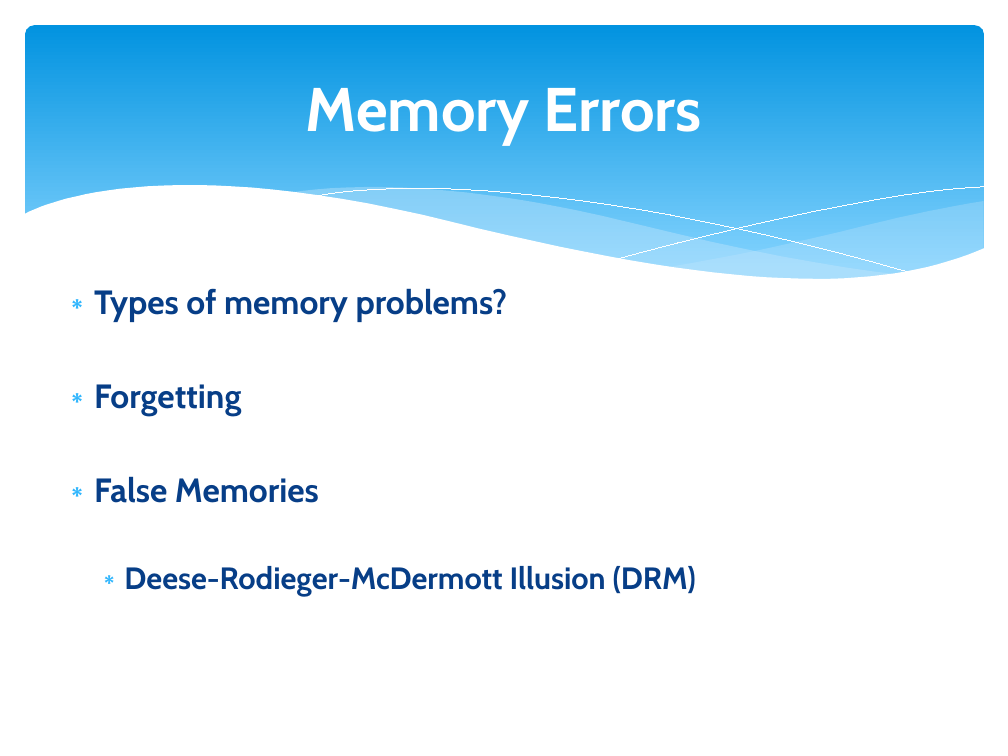
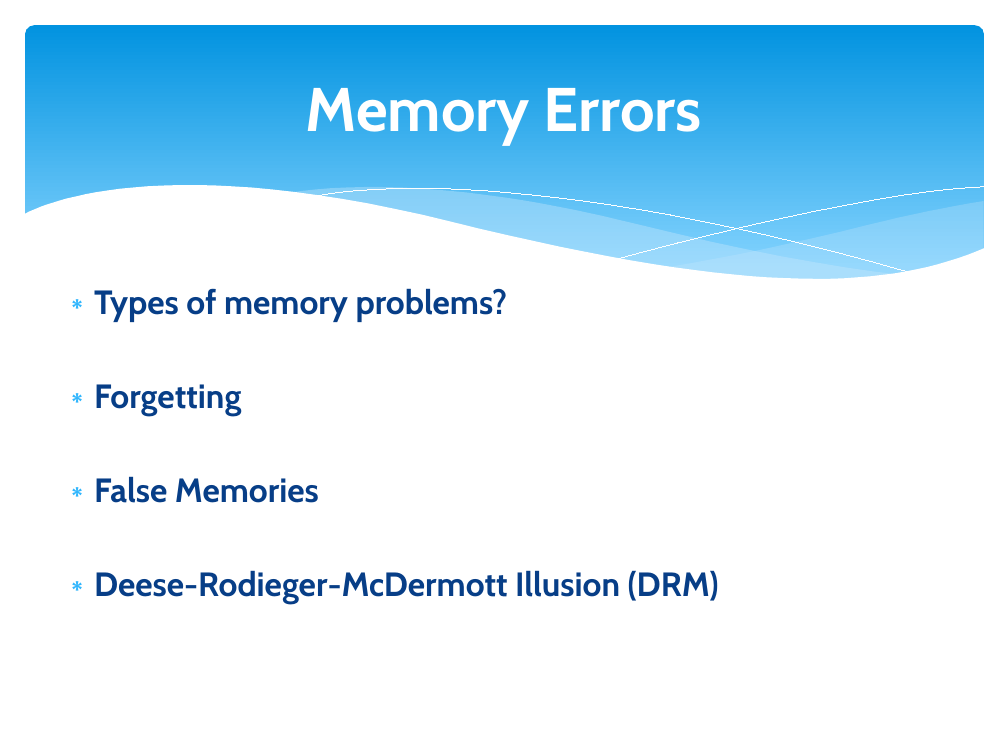
Before and after one commit to npm27/Teaching-Materials, a slide deck: slide 23 of Memory/Slides/0 First Day Info.pptx. Drawn at 1008x756 pixels with LibreOffice and Linux fonts; fonts in the diff are those of the drawing. Boxes give left, top, right and bottom in pixels: in the first picture for what was removed or moved away, otherwise in the second. Text is boxed around its words. In the diff, an @@ line names an element or a change of style, - is before the commit and + after.

```diff
--- a/Memory/Slides/0 First Day Info.pptx
+++ b/Memory/Slides/0 First Day Info.pptx
@@ text at (94,570,719,604): size 22 to 24 pt in "Deese-Rodieger-McDermott Illusion (DRM)"; list level 2 to 1 in "Deese-Rodieger-McDermott Illusion (DRM)" @@
```
Also in this commit, not shown: 7 other slides changed, 2 slides added, 1 slide removed, 4 other files.
